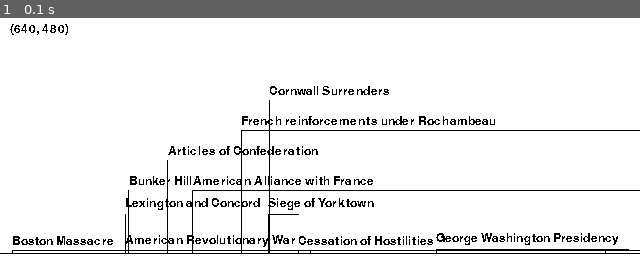
Above: before the commit, frame 1.
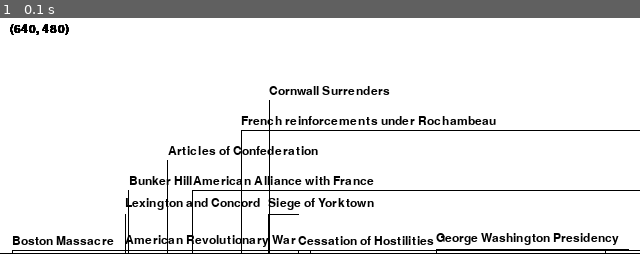
Above: after the commit, the same moment.

Repository: ThatIsAUsername/timeline
Game: pygame game, started from timelines.py
Two runs of this game, one before a commit and one after it. Both use one fixed random seed, a clock stepped at 60 frames per second and the inputs below.
Inputs:
- Up to frame 1 (0.1 s): no input

The runs differ from the first frame. In frame 1, 3.3% of the frame differs, in the area x 1-97%, y 2-95%.

Commit message:
Antialiased font looks way better.

Diff:
--- a/data_types/timeview.py
+++ b/data_types/timeview.py
@@ -162,7 +162,7 @@
             xse = width if rec.start.max == math.inf else interpolate(rec.start.max.toordinal(), timeview_range, screen_range)
             xes = 0 if rec.end.min == -math.inf else interpolate(rec.end.min.toordinal(), timeview_range, screen_range)
             xee = width if rec.end.max == math.inf else interpolate(rec.end.max.toordinal(), timeview_range, screen_range)
-            antialias = False  # render takes no keyword arguments.
+            antialias = True  # render takes no keyword arguments.
             label_surf = font.render(rec.name, antialias, color.BLACK)
             label_rect = pygame.rect.Rect((0, 0), label_surf.get_size())
             label_rect.bottomleft = (xse, height/2-label_rect.height/2)  # Start by placing all labels just above the line.
@@ -202,7 +202,7 @@
 
             # Draw current resolution
             font = pgm.get_font()
-            antialias = False  # render takes no keyword arguments.
+            antialias = True  # render takes no keyword arguments.
             dims_text = font.render(str((width, height)), antialias, color.BLACK)
 
             surf.blit(dims_text, (10, 10))
